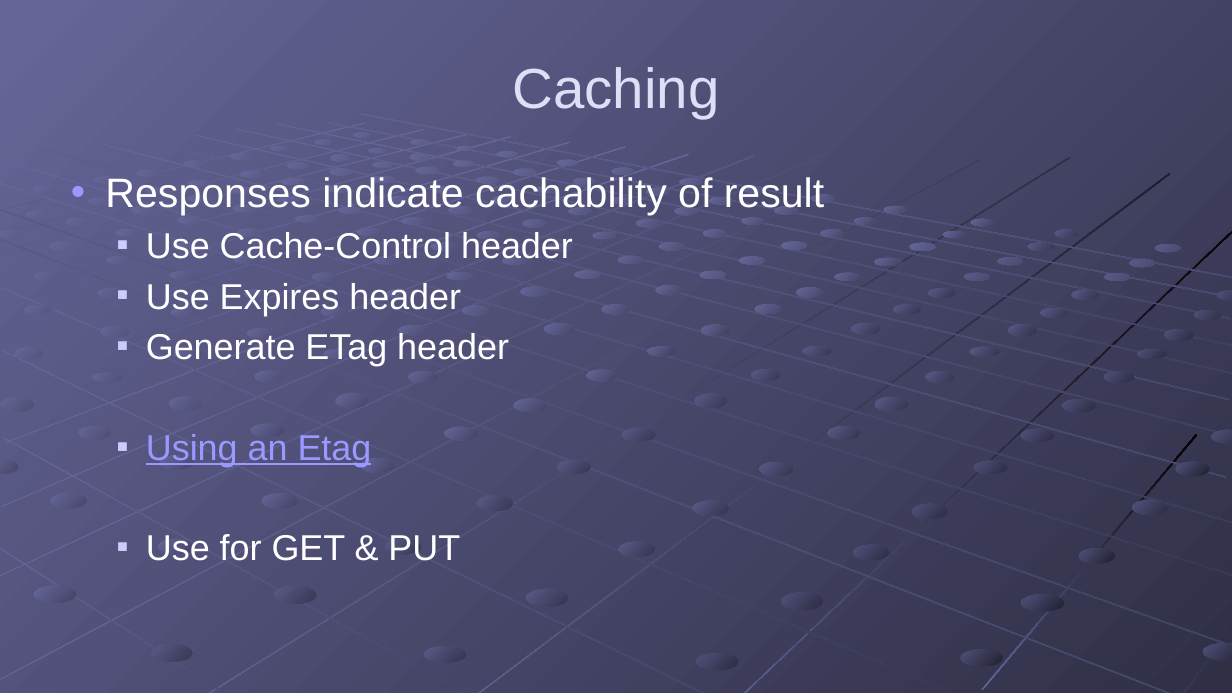
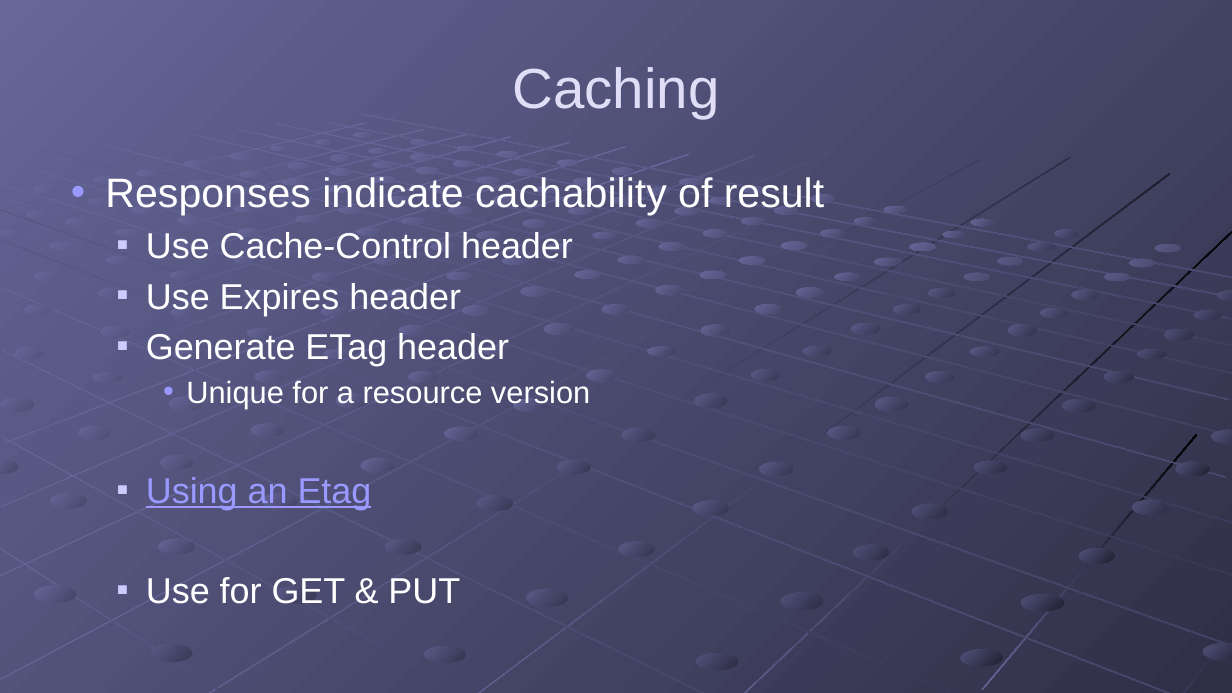
Before and after one commit to gregsohl/RESTFul_API_Presentation, a slide deck: slide 24 of Presentation/RESTful APIs.pptx (slide 23 before the commit). Drawn at 1232x693 pixels with LibreOffice and Linux fonts; fonts in the diff are those of the drawing. Boxes give left, top, right and bottom in pixels: in the first picture for what was removed or moved away, otherwise in the second. Text is boxed around its words. In the diff, an @@ line names an element or a change of style, - is before the commit and + after.

```diff
--- a/Presentation/RESTful APIs.pptx
+++ b/Presentation/RESTful APIs.pptx
@@ text at <box>186,380,590,409</box>: paragraph added @@
+    • Unique for a resource version
```
Also in this commit, not shown: 1 other slide changed, 1 slide added.
